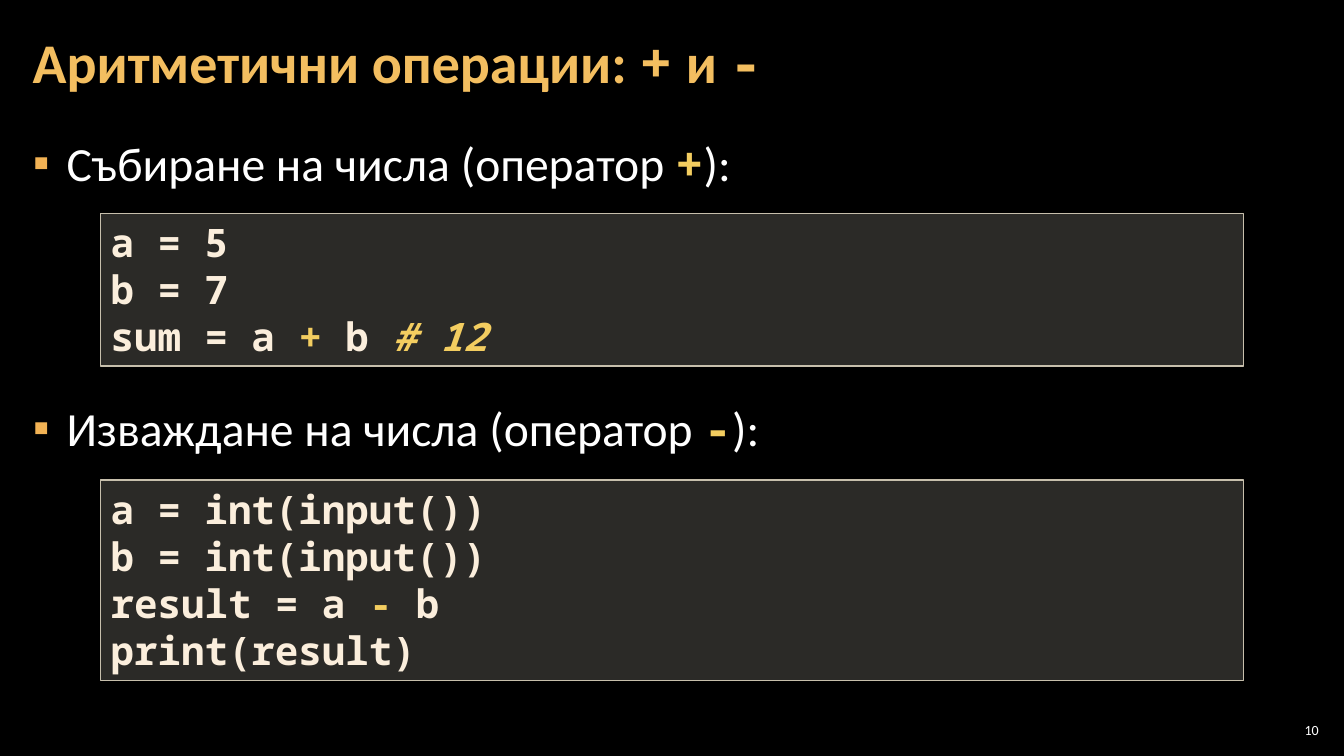
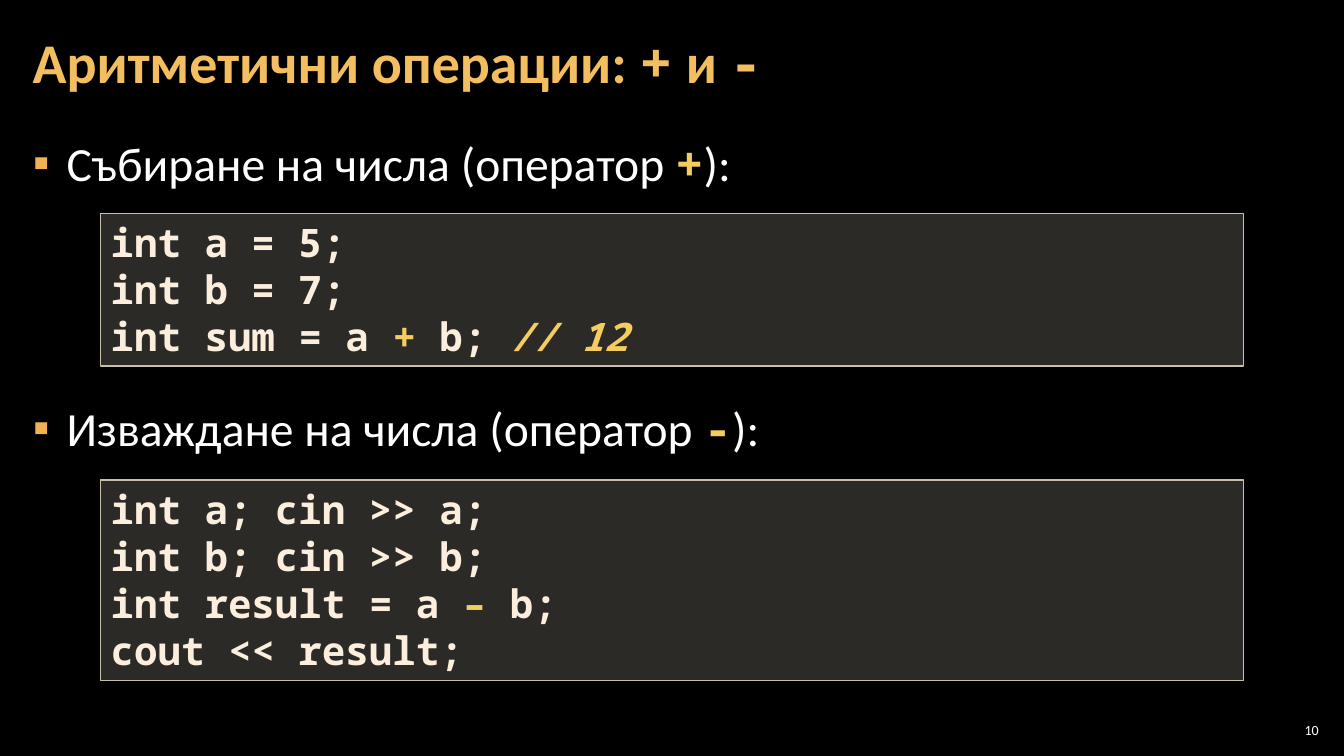
Before and after one commit to Software-University/C-plus-plus, a slide deck: slide 10 of 2. Simple-Calculations/2. Simple-Calculations.pptx. Drawn at 1344x756 pixels with LibreOffice and Linux fonts; fonts in the diff are those of the drawing; background and template pictures are left out. Boxes give left, top, right and bottom in pixels: in the first picture for what was removed or moved away, otherwise in the second. Text is boxed around its words. In the diff, an @@ line names an element or a change of style, - is before the commit and + after.

```diff
--- a/2. Simple-Calculations/2. Simple-Calculations.pptx
+++ b/2. Simple-Calculations/2. Simple-Calculations.pptx
@@ text in rectangle at (111, 226, 627, 357): text changed @@
-a = 5
-b = 7
-sum = a + b # 12
+int a = 5;
+int b = 7;
+int sum = a + b; // 12
@@ text in rectangle at (111, 493, 557, 671): text changed @@
-a = int(input())
-b = int(input())
-result = a - b
-print(result)
+int a; cin >> a;
+int b; cin >> b;
+int result = a – b;
+cout << result;
```
Also in this commit, not shown: 11 other slides changed.
